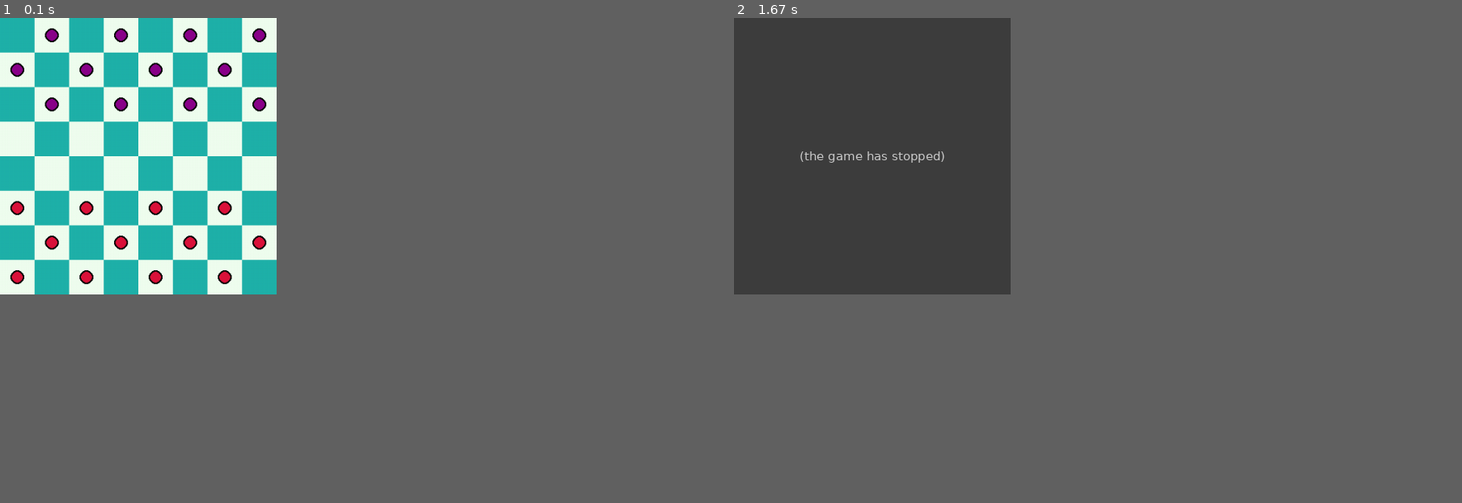
Above: before the commit, frames 1-2 (left to right).
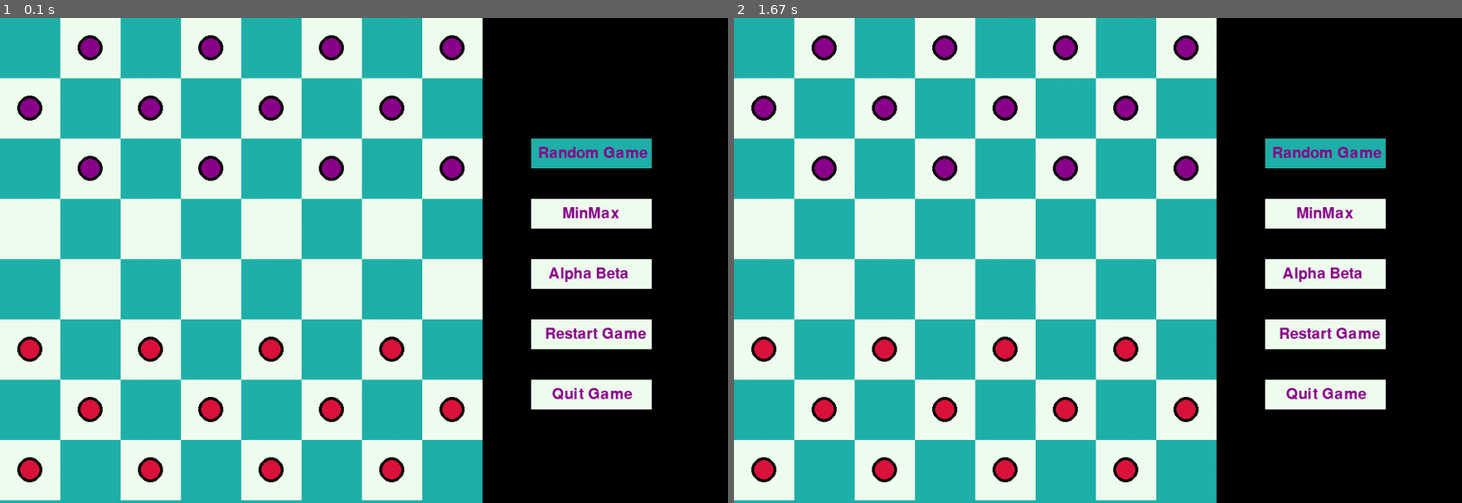
Above: after the commit, the same moments.

Repository: ps428/AI-Projects
Game: pygame game, started from Assignment_2/Checkers_Game/main.py
Same seed, same stepped clock (60 frames per second), same inputs: the game is played once before the commit and once after it.
Inputs (mouse positions are in pixels of both pictures, inside the frame that each line leads up to):
- Up to frame 1 (0.1 s): no input
- Up to frame 2 (1.67 s): press the mouse at (1105, 289) at 0.37 s; move the mouse to (1010, 279) at 0.47 s; release the mouse at (923, 265) at 0.6 s
In our replay, the window is 342x342 before the commit and 900x600 after it. These sizes can differ from the game's own. Grey fills any space a smaller window leaves; there, only what the larger window draws over its background counts as a difference.

The runs differ from the first frame. In frame 1, 61% of the frame differs, in the area x 0-90%, y 0-100%; in frame 2, 71%.
Error before the commit: IndexError: list index out of range (board.py line 59); the game stopped at 0.37 s (later frames are placeholders)

Commit message:
Added buttons frontend

Diff:
--- a/Assignment_2/Checkers_Game/board.py
+++ b/Assignment_2/Checkers_Game/board.py
@@ -18,6 +18,47 @@
 
     def draw_blocks(self, window):
         window.fill(values.DARK)
+        pygame.draw.rect(window, values.OPTIONS_PANEL, (values.BLOCK_SIZE*values.ROWS, 0, values.OPTIONS_PANEL_SIZE+10, values.ROWS*values.BLOCK_SIZE +10))
+
+        #Buttons
+        # Random Game
+        x = values.BLOCK_SIZE*values.ROWS + 2*values.OPTIONS_PANEL_SIZE//10
+        y = values.ROWS//3*values.BLOCK_SIZE
+        pygame.draw.rect(window, values.BUTTON_COLOR, (x, y, values.BLOCK_SIZE*2, values.BLOCK_SIZE//2))
+        pygame.init()
+        font = pygame.font.SysFont(None, 32)
+        img1 = font.render('Random Game', True, values.BLUE)
+        window.blit(img1, (x+10,y+10))
+
+
+        # Min Max Game
+        x = values.BLOCK_SIZE*values.ROWS + 2*values.OPTIONS_PANEL_SIZE//10
+        y = 1.5*(values.ROWS//3*values.BLOCK_SIZE)
+        pygame.draw.rect(window, values.LIGHT, (x, y, values.BLOCK_SIZE*2, values.BLOCK_SIZE//2))
+        img1 = font.render('MinMax', True, values.BLUE)
+        window.blit(img1, (x+45,y+10))
+
+        # Alpha Beta Pruning
+        x = values.BLOCK_SIZE*values.ROWS + 2*values.OPTIONS_PANEL_SIZE//10
+        y = 2*(values.ROWS//3*values.BLOCK_SIZE)
+        pygame.draw.rect(window, values.LIGHT, (x, y, values.BLOCK_SIZE*2, values.BLOCK_SIZE//2))
+        img1 = font.render('Alpha Beta', True, values.BLUE)
+        window.blit(img1, (x+25,y+10))
+
+        # Restart
+        x = values.BLOCK_SIZE*values.ROWS + 2*values.OPTIONS_PANEL_SIZE//10
+        y = 2.5*(values.ROWS//3*values.BLOCK_SIZE)
+        pygame.draw.rect(window, values.LIGHT, (x, y, values.BLOCK_SIZE*2, values.BLOCK_SIZE//2))
+        img1 = font.render('Restart Game', True, values.BLUE)
+        window.blit(img1, (x+20,y+10))
+
+        # Quit
+        x = values.BLOCK_SIZE*values.ROWS + 2*values.OPTIONS_PANEL_SIZE//10
+        y = 3*(values.ROWS//3*values.BLOCK_SIZE)
+        pygame.draw.rect(window, values.LIGHT, (x, y, values.BLOCK_SIZE*2, values.BLOCK_SIZE//2))
+        img1 = font.render('Quit Game', True, values.BLUE)
+        window.blit(img1, (x+30,y+10))
+
         for row in range(values.ROWS):
             for column in range(values.COLUMNS):
                 # For even columns, fill even rows with light
@@ -29,14 +70,11 @@
                     if row%2==0:
                         pygame.draw.rect(window, values.LIGHT, (row*values.BLOCK_SIZE, column*values.BLOCK_SIZE, values.BLOCK_SIZE, values.BLOCK_SIZE))
 
-        for row in range(values.ROWS):
-            for column in range(values.COLUMNS):
-                if self.board[row][column] != 0:
-                    self.board[row][column].draw_piece(window)
+
 
     def make_pieces(self):
         for row in range(0, values.ROWS):
-            self.board.append([])
+            self.board.append([])#[[....],[....]]
             for column in range(0, values.COLUMNS):
                 if column%2==0:
                     if row%2!=0 and row<=2:
@@ -62,8 +100,9 @@
         pieces = []
         for row in self.board:
             for piece in row:
-                if piece.color == color:
-                    pieces.append(piece)
+                if piece!=0:
+                    if piece.color == color:
+                        pieces.append(piece)
 
         return pieces
 
@@ -71,6 +110,7 @@
         # make a change (swap) in the board matrix
         # change 1 board = [0,p1,0,p2,0,p3,0,p4]=>[0,p1,0,p2,0,p3,p4,0]
         # change 2 p4(0,7) => p4(0,6)
+        # a,b=b,a
         self.board[piece.row][piece.column], self.board[x][y] = self.board[x][y],self.board[piece.row][piece.column]
         # z,b = b,z
         # tmp = self.board[piece.row][piece.column]
@@ -83,12 +123,12 @@
 
         # Dealing with kings
         if x == 0 or x == values.ROWS-1:
-            piece.make_king()
-
-        if piece.color == values.LIGHT:
-            self.kings_count_light+=1
-        else:
-            self.kings_count_dark+=1
+            piece.king = True
+
+            if piece.color == values.LIGHT:
+                self.kings_count_light+=1
+            else:
+                self.kings_count_dark+=1
 
 
     def current_status(self, window):
@@ -160,7 +200,7 @@
                 x_conquer = filled_piece.row + 1
                 y_conquer = filled_piece.column + 1
                 if(x_conquer<=7 and y_conquer<=7):
-                    if(self.board[x_conquer][y_conquer]!=0):
+                    if(self.board[x_conquer][y_conquer]==0):
                         moves_possible.append([x_conquer,y_conquer])
                         new_piece  = piece.Piece(x_conquer, y_conquer, curr_piece.color)
                         self.get_possible_moves(new_piece,moves_possible)
@@ -169,7 +209,7 @@
                 x_conquer = filled_piece.row - 1
                 y_conquer = filled_piece.column + 1
                 if(x_conquer>=0 and y_conquer<=7):
-                    if(self.board[x_conquer][y_conquer]!=0):
+                    if(self.board[x_conquer][y_conquer]==0):
                         moves_possible.append([x_conquer,y_conquer])
                         new_piece  = piece.Piece(x_conquer, y_conquer, curr_piece.color)
                         self.get_possible_moves(new_piece,moves_possible)
@@ -180,7 +220,7 @@
                 x_conquer = filled_piece.row + 1
                 y_conquer = filled_piece.column - 1
                 if(x_conquer<=7 and y_conquer>=0):
-                    if(self.board[x_conquer][y_conquer]!=0):
+                    if(self.board[x_conquer][y_conquer]==0):
                         moves_possible.append([x_conquer,y_conquer])
                         new_piece  = piece.Piece(x_conquer, y_conquer, curr_piece.color)
                         self.get_possible_moves(new_piece,moves_possible)
@@ -188,7 +228,7 @@
                 x_conquer = filled_piece.row - 1
                 y_conquer = filled_piece.column - 1
                 if(x_conquer>=0 and y_conquer>=0):
-                    if(self.board[x_conquer][y_conquer]!=0):
-                        moves_possible.append([x_conquer,y_conquer])
-                        new_piece  = piece.Piece(x_conquer, y_conquer, curr_piece.color)
-                        self.get_possible_moves(new_piece,moves_possible)
+                    if(self.board[x_conquer][y_conquer]==0):
+                        moves_possible.append([x_conquer,y_conquer])
+                        new_piece  = piece.Piece(x_conquer, y_conquer, curr_piece.color)
+                        self.get_possible_moves(new_piece,moves_possible)
--- a/Assignment_2/Checkers_Game/main.py
+++ b/Assignment_2/Checkers_Game/main.py
@@ -4,9 +4,12 @@
 import board
 
 # Setting the dimensions of the window
-window = pygame.display.set_mode((values.WIDTH, values.HEIGHT))
+window = pygame.display.set_mode((values.WIDTH+values.OPTIONS_PANEL_SIZE, values.HEIGHT))
 # Adding a name to the window
 pygame.display.set_caption("Checker's Game with Min Max")
+
+# pygame.draw.rect(window, values.BUTTON_COLOR, (values.BLOCK_SIZE*values.ROWS + values.OPTIONS_PANEL_SIZE//2, values.ROWS//3*values.BLOCK_SIZE,values.BLOCK_SIZE*2, values.BLOCK_SIZE//2))
+
 
 # Main driver function
 def main():
@@ -33,8 +36,12 @@
             #       MOUSEBUTTONUP   => button is released
             if event.type == pygame.MOUSEBUTTONDOWN:
                 position = pygame.mouse.get_pos()
-                row, column = get_mouse_position(position)
-                myGame.select_or_move(column, row)
+                x,y = position
+                if(x>values.BLOCK_SIZE*(values.ROWS) or y>values.BLOCK_SIZE*(values.ROWS)):
+                    pass
+                else:
+                    row, column = get_mouse_position(position)
+                    myGame.select_or_move(column, row)
 
 
         pygame.display.update()
@@ -46,6 +53,7 @@
 
 def get_mouse_position(position):
     a,b = position
+    #250, 250 pixels
 
     row = a//values.BLOCK_SIZE
     column = b//values.BLOCK_SIZE
--- a/Assignment_2/Checkers_Game/piece.py
+++ b/Assignment_2/Checkers_Game/piece.py
@@ -4,10 +4,13 @@
 class Piece:
     def __init__(self, row, column, color):
         self.king = False # initially not a king
+        # Location of piece in the board
         self.x = 0
         self.y = 0
+
         self.row = row
         self.column = column
+
         self.get_position()
         self.color = color
 
@@ -26,6 +29,3 @@
         self.row = row
         self.column = column
         self.get_position()
-
-    def make_king(self):
-        self.king = True
--- a/Assignment_2/Checkers_Game/values.py
+++ b/Assignment_2/Checkers_Game/values.py
@@ -1,5 +1,5 @@
-HEIGHT = 400
-WIDTH = 400
+HEIGHT = 700
+WIDTH = 700
 
 # COLORS
 RED = (220,20,60)
@@ -21,7 +21,9 @@
 # DARK = (80,235,130) # 2
 # DARK = (140,235,170) # 1
 
-
+OPTIONS_PANEL = (0,0,0)
+OPTIONS_PANEL_SIZE = HEIGHT//2
+BUTTON_COLOR = (32,178,170)
 ROWS = 8
 COLUMNS = 8
 BLOCK_SIZE = HEIGHT//ROWS
Not shown, added: Assignment_2/Checkers_Game/resources
